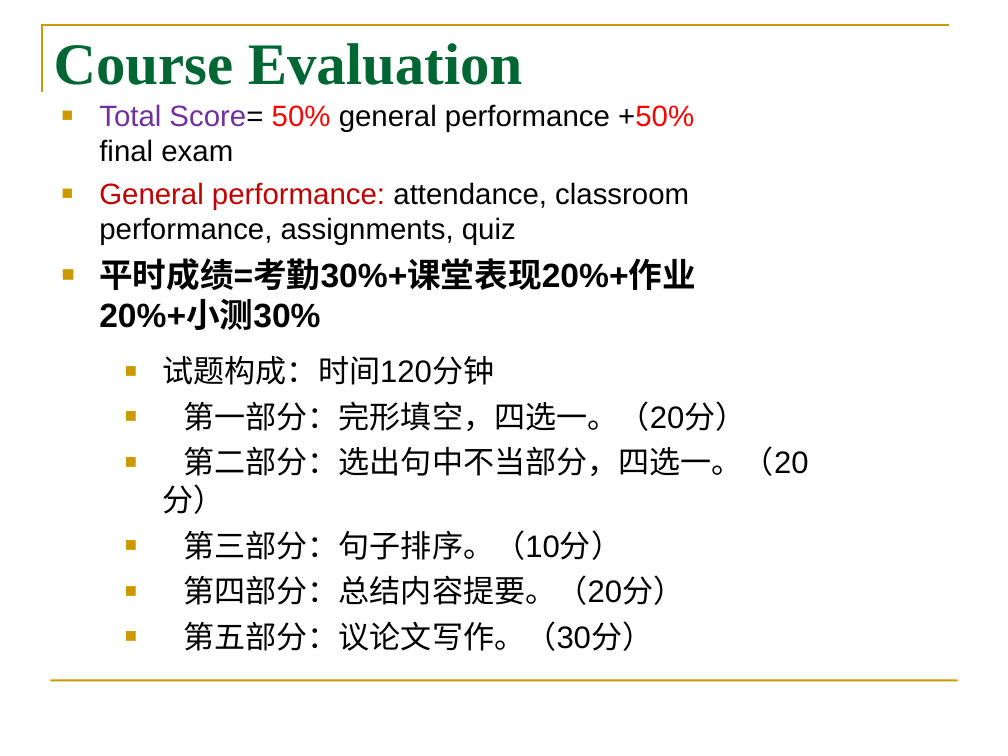
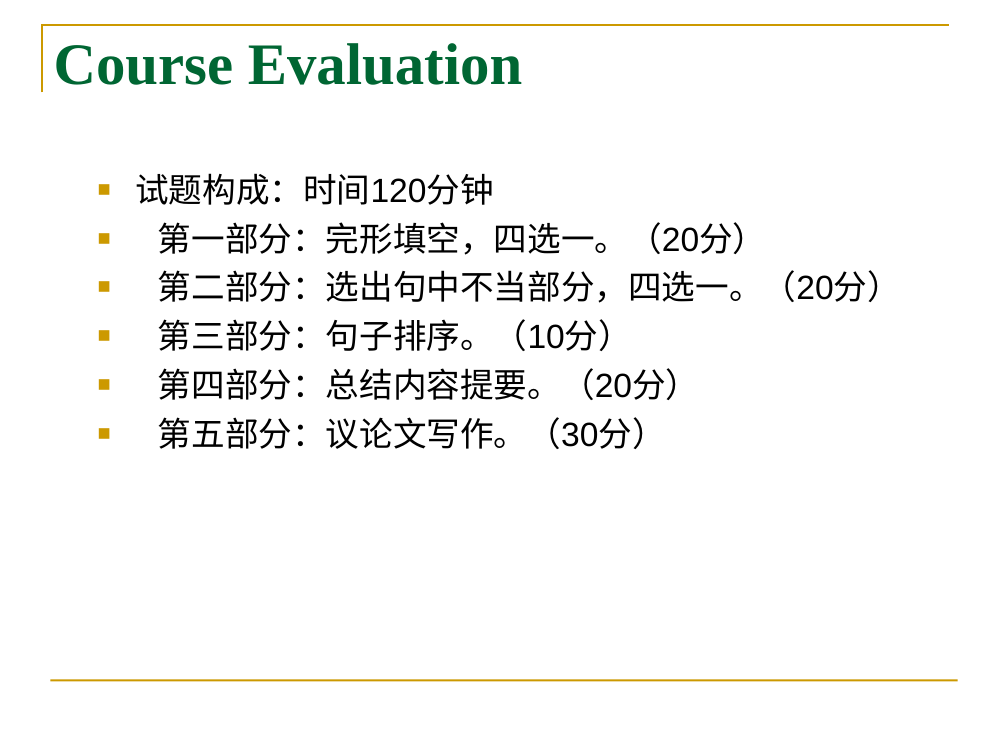
Before and after one commit to FrankKirin/ecust_cource_files, a slide deck: slide 4 of academic_english_writing/y-W11--General Introduction & Style .ppt (slide 6 before the commit). Drawn at 1008x756 pixels with LibreOffice and Linux fonts; fonts in the diff are those of the drawing. Boxes give left, top, right and bottom in pixels: in the first picture for what was removed or moved away, otherwise in the second. Text is boxed around its words. In the diff, an @@ line names an element or a change of style, - is before the commit and + after.

```diff
--- a/academic_english_writing/y-W11--General Introduction & Style .ppt
+++ b/academic_english_writing/y-W11--General Introduction & Style .ppt
@@ text removed at (99, 104, 696, 330) @@
-■ Total Score= 50% general performance +50% final exam
-■ General performance: attendance, classroom performance, assignments, quiz
-■ 平时成绩=考勤30%+课堂表现20%+作业20%+小测30%
@@ text "试题构成：时间120分钟": place and size @@
-text "试题构成：时间120分钟" at (163, 356, 808, 651)
+text "试题构成：时间120分钟" at (135, 173, 901, 449)
@@ text "试题构成：时间120分钟" at (135, 173, 901, 449): size 22.2 to 24 pt @@
```
Also in this commit, not shown: 3 slides removed, 13 other files.
